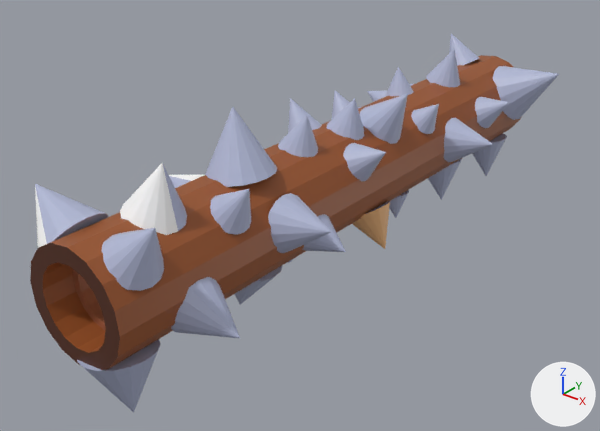
The glTF model Scenes/Raw/log.glb as it was, and as the next commit left it.
One viewpoint serves both versions: a 50 mm lens placed at (11.3, -15.95, 13.84), pointed at (-0.7, -0.96, 4.54). The lights are fixed; the arrows at lower right show +X, +Y and +Z. Where no turn or scale is listed for an object, it has been applied to the vertices. Vertices at the same position are counted once.

The scene before the commit, as lines of its bpy script (objects in view):
```python
me_cone = bpy.data.meshes.new('Cone')
me_cone.from_pydata(...)  # 663 vertices, 1170 faces; spans x -3.4..2.3, y -9.1..8.0, z -6.9..-1.9
# faces by material slot: [1099, 55, 16]
me_cone.materials.append(mat_material_001)  # blue #b1b8d5
me_cone.materials.append(mat_material_002)  # white #ffffff
me_cone.materials.append(mat_material_004)  # beige #eab47d
me_cylinder = bpy.data.meshes.new('Cylinder')
me_cylinder.from_pydata(...)  # 192 vertices, 380 faces; spans x -1.3..1.3, y -8.1..8.9, z -1.3..1.3
# faces by material slot: [160, 128, 28, 64]
me_cylinder.materials.append(mat_material_007)  # brown #995326
me_cylinder.materials.append(mat_material_008)  # brown #a66446
me_cylinder.materials.append(mat_material_009)  # beige #eab47d
me_cylinder.materials.append(mat_material_010)  # brown #532a18
ob_cone = bpy.data.objects.new('Cone', me_cone)
ob_cone.location = (-3.02, 0.87, 9.19)
ob_cone.rotation_euler = (0.0, -0.722, 0.0)  # degrees (0, -41, 0)
ob_cylinder = bpy.data.objects.new('Cylinder', me_cylinder)
ob_cylinder.location = (-0.52, 0.0, 5.33)
```
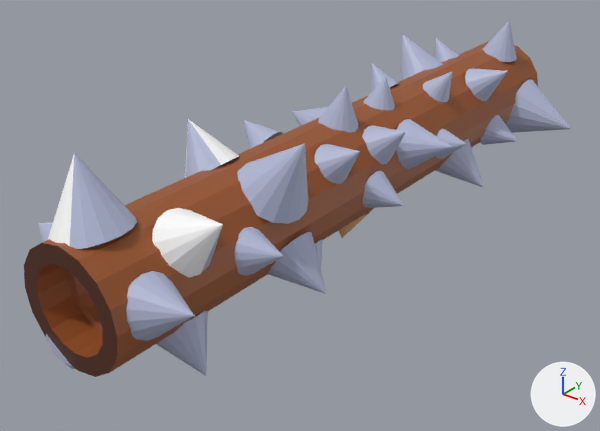
Where the newer file only moved an object's origin or applied its transform, the numbers keep the older frame.

Boxes (x1, y1, x2, y2) around the edits, measured in the pictures (600 x 431 px):
'Cone', moved, turned
    before: (35, 34, 559, 413)
    after: (38, 21, 572, 376)
'Cylinder', reshaped (7% taller)
    before: (30, 55, 521, 370)
    after: (24, 41, 538, 377)

The change in detail:
me_cone has 663 vertices, 1170 faces and spans x -3.4..2.3, y -9.1..8.0, z -6.9..-1.9.
me_cone is used by ob_cone; location (-3.02, 0.87, 9.19); rotation (0.0, -0.722, 0.0), in degrees (0, -41, 0).
me_cone part 1: the whole mesh is moved by (0.7, 0.4, 4.5).
me_cylinder has 192 vertices, 380 faces and spans x -1.3..1.3, y -8.1..8.9, z -1.3..1.3.
me_cylinder is used by ob_cylinder; location (-0.52, 0.0, 5.33).
me_cylinder part 2: the whole mesh is multiplied about its middle by the matrix ((-0.751, 0.0, -0.661), (-0.012, 1.0, 0.013), (0.66, 0.017, -0.751)), then moved by (0.5, -0.4, 0.5).
Object 'Cone' (ob_cone) moves from (-3.02, 0.87, 9.19) to (0.0, 0.0, 5.84).
Object 'Cone' (ob_cone) turns from (0, -41, 0) to (1, 0, 0) degrees about x, y and z.
